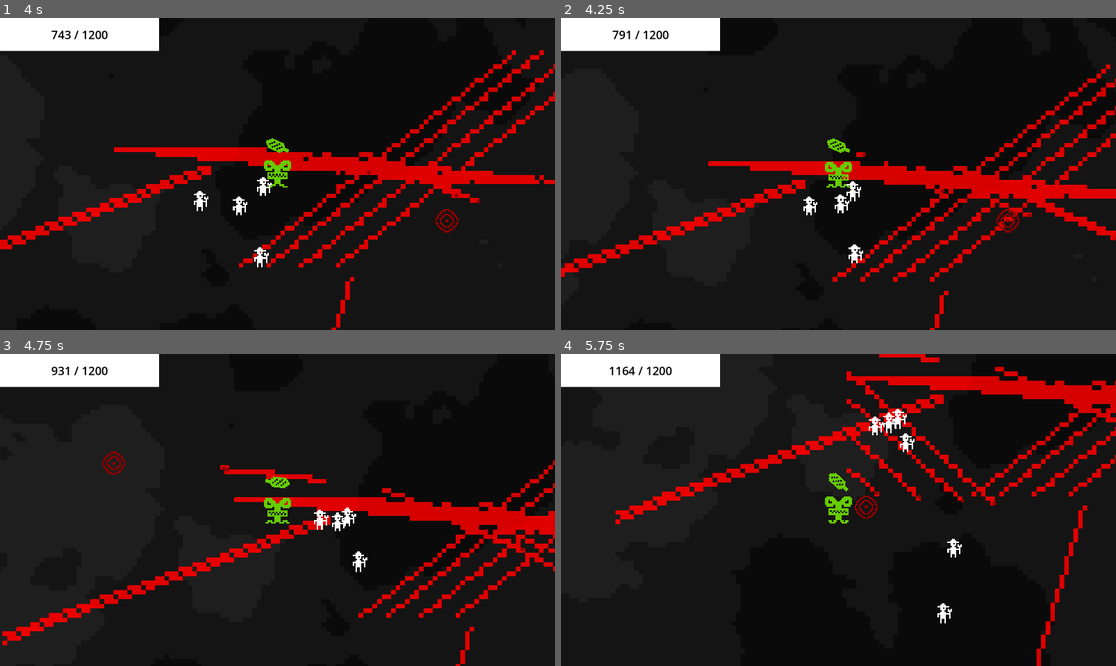
Above: before the commit, frames 1-4 (two rows, left to right).
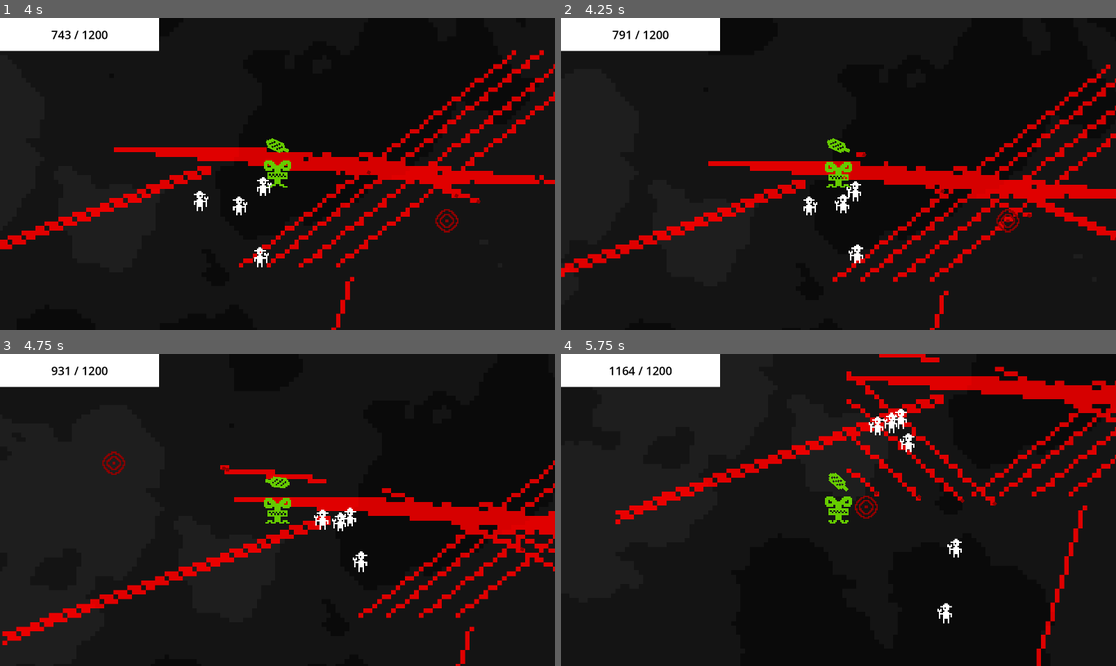
Above: after the commit, the same moments.

Repository: martindieck/color-contagion
Game: Godot game, scene res://Scenes/game.tscn
Two runs of this game, one before a commit and one after it. Both use one fixed random seed, a clock stepped at 60 frames per second and the inputs below.
Inputs (mouse positions are in pixels of both pictures, inside the frame that each line leads up to):
- Up to frame 1 (4 s): move the mouse to (399, 158) at 0.52 s; press the mouse at (399, 158) at 0.53 s; hold D (move_right) 0.53-1.28 s; move the mouse to (166, 189) at 1.27 s; release the mouse at (166, 189) at 1.28 s; hold Down (move_down) 1.28-2.03 s; click (166, 189) at 1.35 s; move the mouse to (333, 105) at 2.02 s; press the mouse at (333, 105) at 2.03 s; hold D (move_right) 2.03-2.78 s; move the mouse to (249, 236) at 2.77 s; release the mouse at (249, 236) at 2.78 s; hold W (move_up) 2.78-3.53 s; click (249, 236) at 2.85 s; move the mouse to (444, 220) at 3.52 s; press the mouse at (444, 220) at 3.53 s; hold A (move_left) from 3.53 s (still down)
- Up to frame 2 (4.25 s): keep holding A (move_left)
- Up to frame 3 (4.75 s): keep holding A (move_left); move the mouse to (111, 463) at 4.27 s; release the mouse at (111, 463) at 4.28 s; click (111, 463) at 4.35 s
- Up to frame 4 (5.75 s): move the mouse to (866, 510) at 5.02 s; release A (move_left) at 5.03 s; press the mouse at (866, 510) at 5.03 s; hold Down (move_down) from 5.03 s (still down)

Frame 1 is identical in both runs. In frame 2, 0.3% of the frame differs, in the area x 49-55%, y 52-79%; in frame 3, 0.3%; in frame 4, 0.6%, in the area x 55-73%, y 17-87%.

Commit message:
Added Animation Flip for Enemies
Turn them left or right depending on move direction

Diff:
--- a/Godot Project/Scenes/farmer.gd
+++ b/Godot Project/Scenes/farmer.gd
@@ -9,4 +9,8 @@
 func _physics_process(delta):
 	var direction = global_position.direction_to(player.global_position)
 	velocity = direction * SPEED
+	if sign(direction.x) == -1:
+		$AnimatedSprite2D.flip_h = true
+	if sign(direction.x) == 1:
+		$AnimatedSprite2D.flip_h = false
 	move_and_slide()
